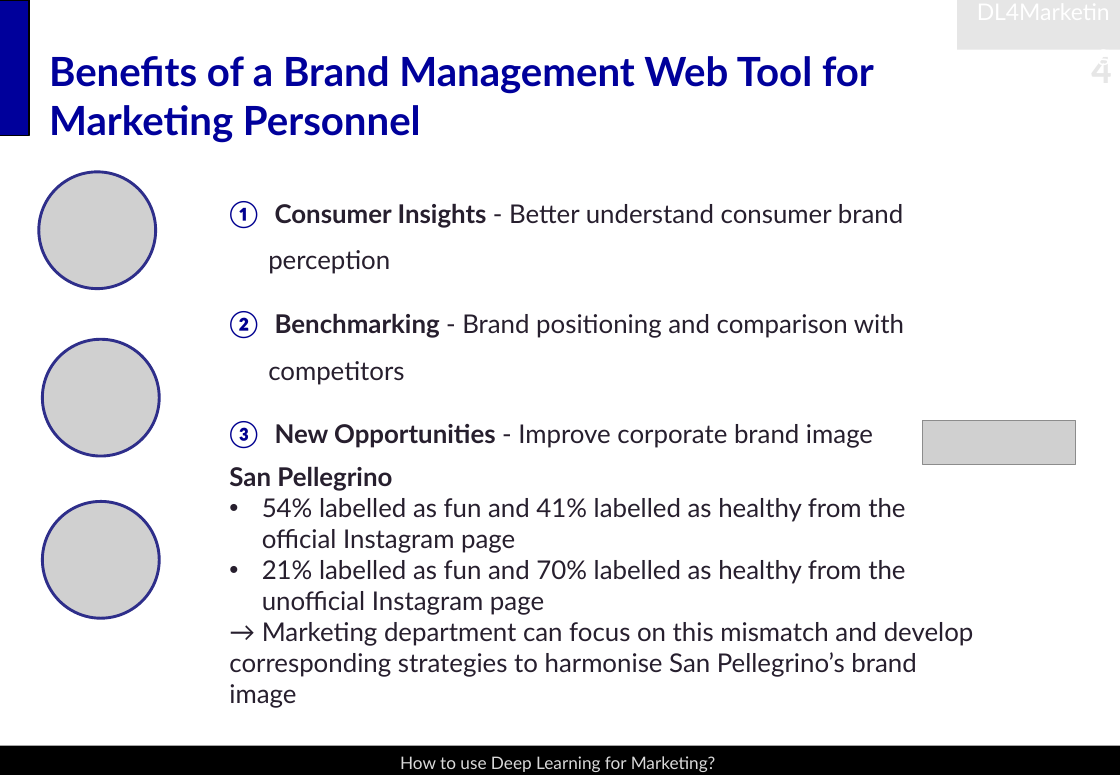
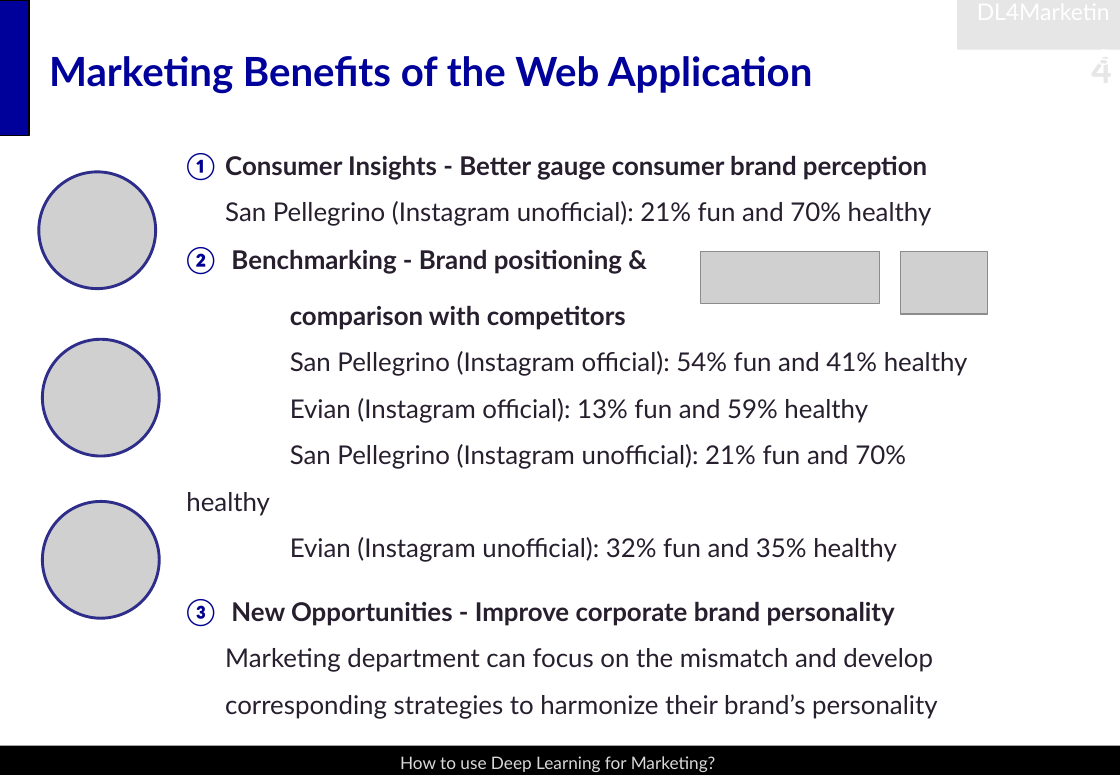
Before and after one commit to snoweZz/DLfM_BrandManagement, a slide deck: slide 4 of about_me/BrandManagement.pptx. Drawn at 1120x775 pixels with LibreOffice and Linux fonts; fonts in the diff are those of the drawing; grey boxes stand for pictures. Boxes give left, top, right and bottom in pixels: in the first picture for what was removed or moved away, otherwise in the second. Text is boxed around its words. In the diff, an @@ line names an element or a change of style, - is before the commit and + after.

Commit message:
update powerpoint brandmanagement

```diff
--- a/about_me/BrandManagement.pptx
+++ b/about_me/BrandManagement.pptx
@@ title at bbox=[49, 56, 813, 94]: text changed @@
-Benefits of a Brand Management Web Tool for Marketing Personnel
+Marketing Benefits of the Web Application
@@ text at bbox=[186, 155, 968, 719]: text changed @@
-1. Consumer Insights - Better understand consumer brand perception
-2. Benchmarking - Brand positioning and comparison with competitors
-3. New Opportunities - Improve corporate brand image
+1. Consumer Insights - Better gauge consumer brand perception
+   San Pellegrino (Instagram unofficial): 21% fun and 70% healthy
+2. Benchmarking - Brand positioning &
+comparison with competitors
+San Pellegrino (Instagram official): 54% fun and 41% healthy
+Evian (Instagram official): 13% fun and 59% healthy
+San Pellegrino (Instagram unofficial): 21% fun and 70% healthy
+Evian (Instagram unofficial): 32% fun and 35% healthy
+1. New Opportunities - Improve corporate brand personality
+   Marketing department can focus on the mismatch and develop corresponding strategies to harmonize their brand’s personality
@@ picture: place and size @@
-picture at bbox=[922, 421, 1076, 465]
+picture at bbox=[701, 252, 880, 304]
@@ picture added at bbox=[901, 252, 989, 314] @@
@@ text removed at bbox=[229, 466, 974, 708] @@
-San Pellegrino
-• 54% labelled as fun and 41% labelled as healthy from the official Instagram page
-• 21% labelled as fun and 70% labelled as healthy from the unofficial Instagram page
-→ Marketing department can focus on this mismatch and develop corresponding strategies to harmonise San Pellegrino’s brand image
```
Also in this commit, not shown: 7 other slides changed, 1 other file.
